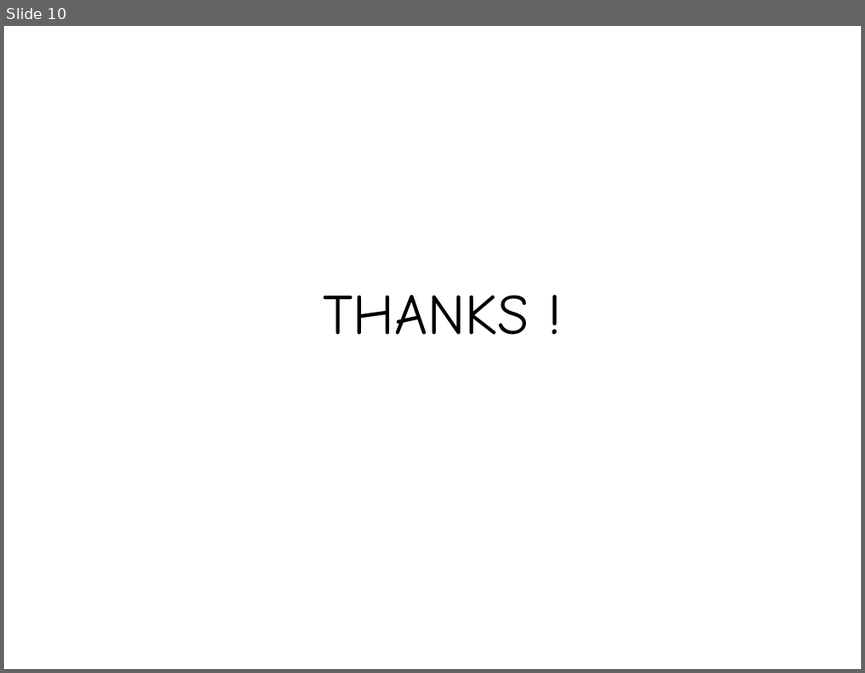
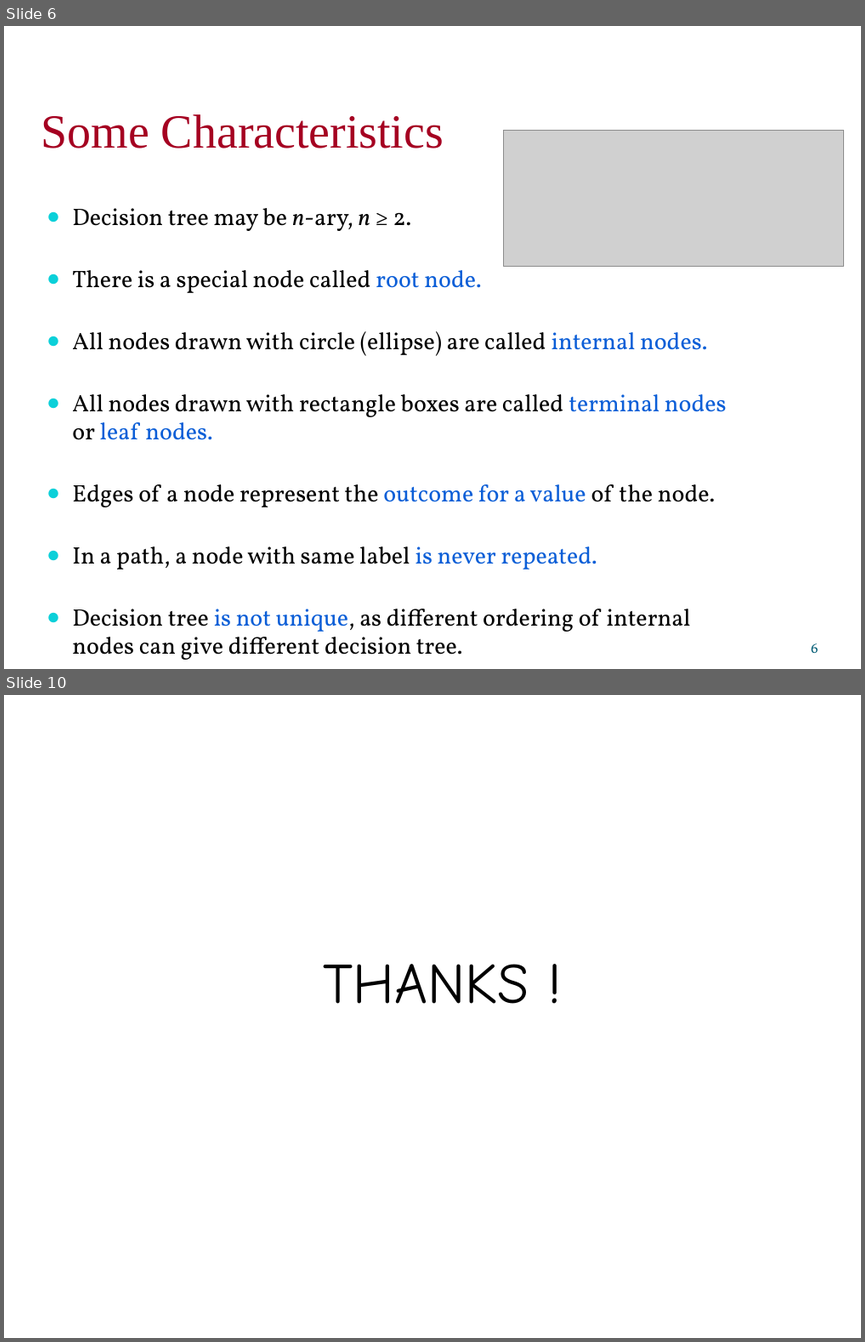
Before and after one commit to falcon-sky/pyspark-nlp, a slide deck: day_11/DecisionTreeModel.pptx. Shown one above the other, each under a label of ours: slide 10 before the commit, slides 6 and 10 after it; the slides between them are not shown. The pictures are 865x673 and 865x1342 pixels, drawn with LibreOffice and Linux fonts; fonts in the diff are those of the drawing; grey boxes stand for pictures. Boxes give left, top, right and bottom in pixels: in the first picture for what was removed or moved away, otherwise in the second. Text is boxed around its words. In the diff, an @@ line names an element or a change of style, - is before the commit and + after.

```diff
--- a/day_11/DecisionTreeModel.pptx
+++ b/day_11/DecisionTreeModel.pptx
@@ slide 6 added at (4, 26, 861, 669), background #FFFFFF @@
@@ text added at (41, 114, 443, 148), 40 pt, text #A50021 @@
+Some Characteristics
@@ picture added at (504, 130, 844, 266) @@
@@ text added at (72, 208, 726, 659), 20 pt, text #000000 @@
+● Decision tree may be n-ary, n ≥ 2.
+● There is a special node called root node.
+● All nodes drawn with circle (ellipse) are called internal nodes.
+● All nodes drawn with rectangle boxes are called terminal nodes or leaf nodes.
+● Edges of a node represent the outcome for a value of the node.
+● In a path, a node with same label is never repeated.
+● Decision tree is not unique, as different ordering of internal nodes can give different decision tree.
@@ page number added at (811, 643, 817, 652), 12 pt, text #035C75 @@
+6
```
Also in this commit, not shown: 2 slides changed, 5 other slides added, 6 slides removed, 13 other files.
